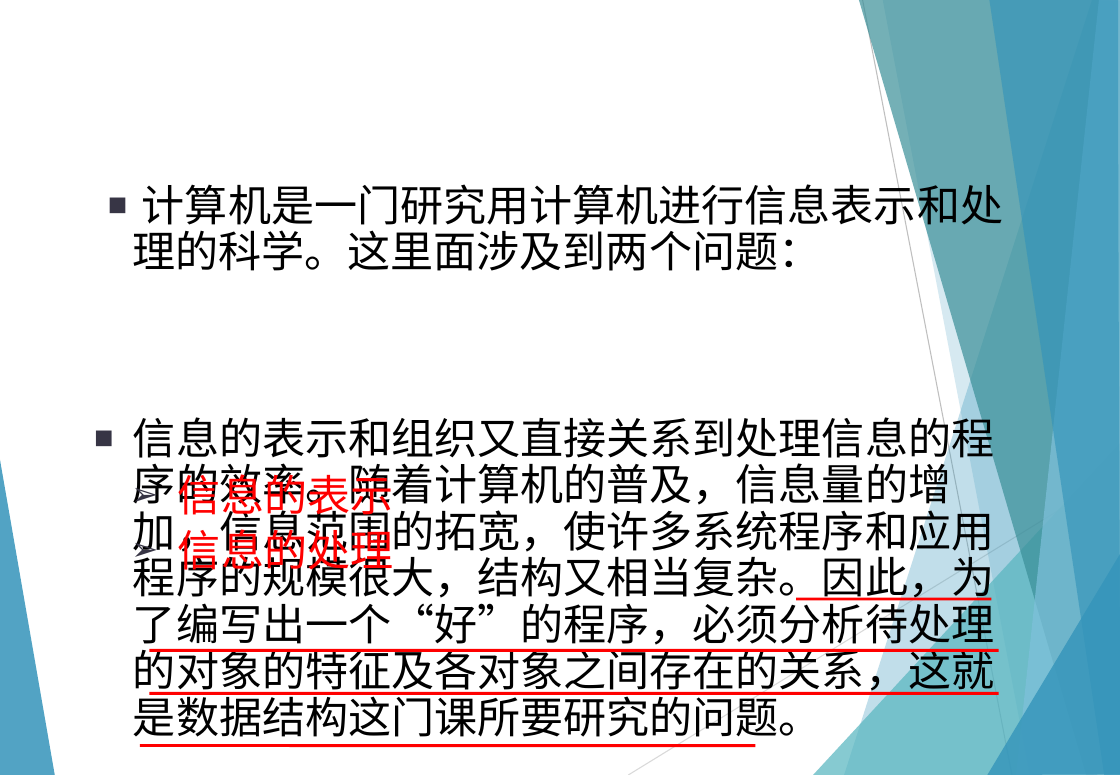
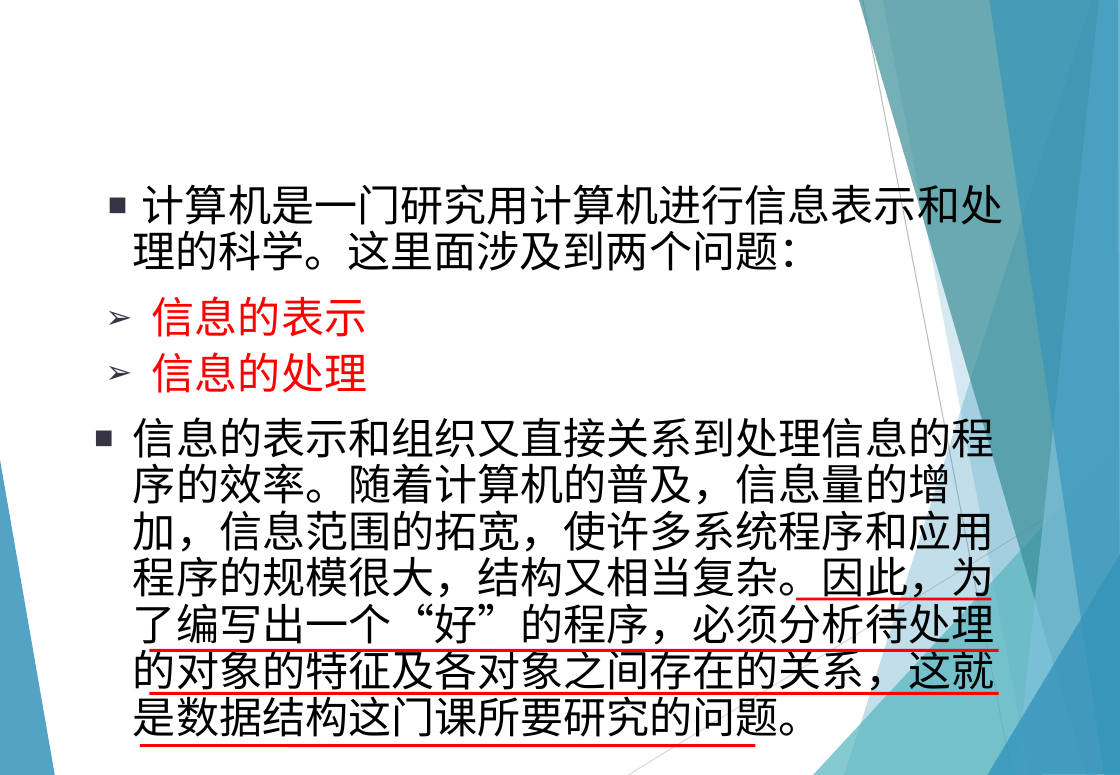
Before and after one commit to zeemeil/zeemeil.github.io, a slide deck: slide 15 of files/2025_1_DS/0226_DS_chapter1.pptx. Drawn at 1120x775 pixels with LibreOffice and Linux fonts; fonts in the diff are those of the drawing. Boxes give left, top, right and bottom in pixels: in the first picture for what was removed or moved away, otherwise in the second. Text is boxed around its words. In the diff, an @@ line names an element or a change of style, - is before the commit and + after.

```diff
--- a/files/2025_1_DS/0226_DS_chapter1.pptx
+++ b/files/2025_1_DS/0226_DS_chapter1.pptx
@@ text "信息的表示" rewrapped from bbox=[178, 467, 393, 576] to bbox=[152, 296, 367, 393] @@
```
Also in this commit, not shown: 1 other slide changed, 4 other files.
